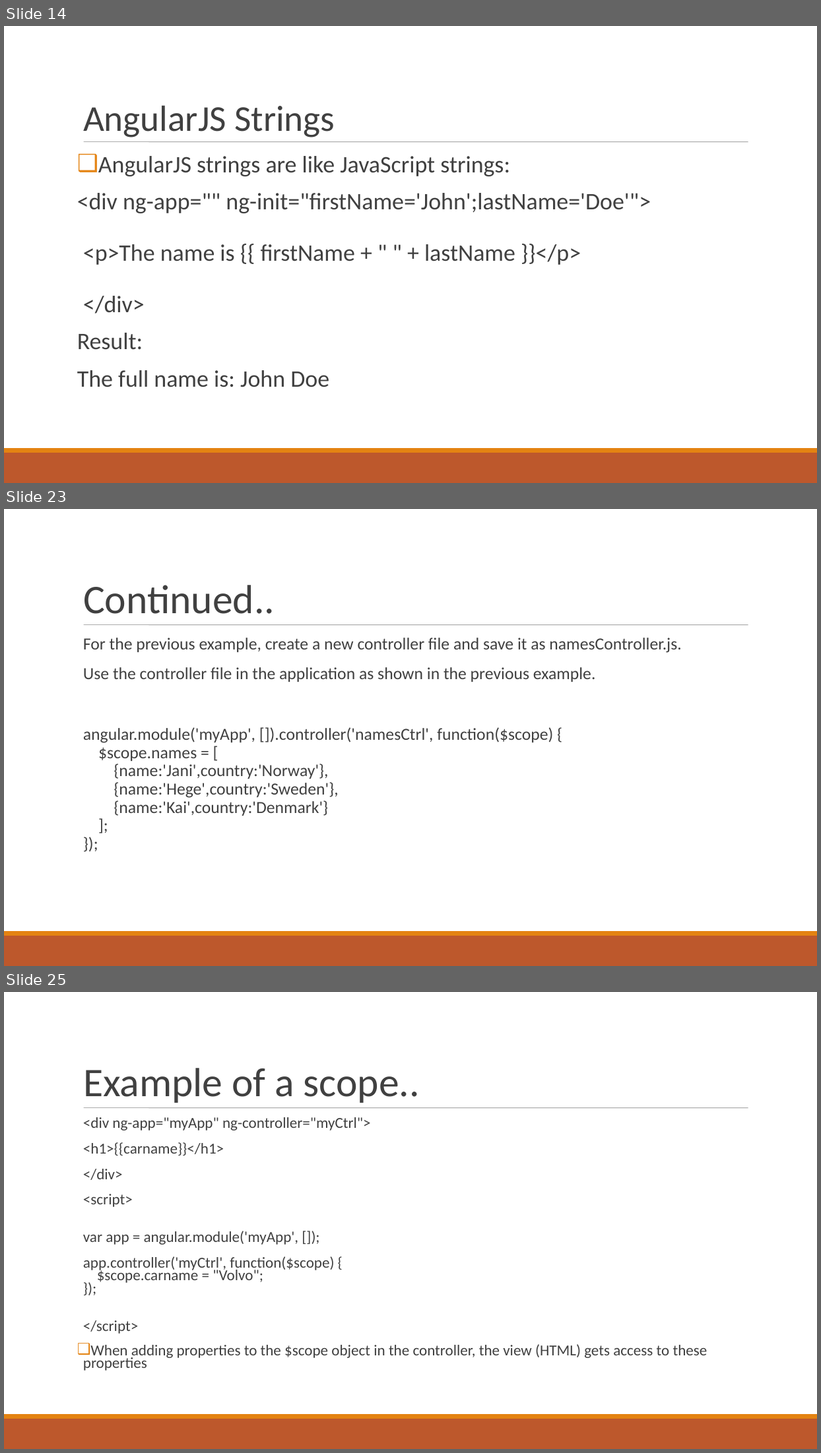
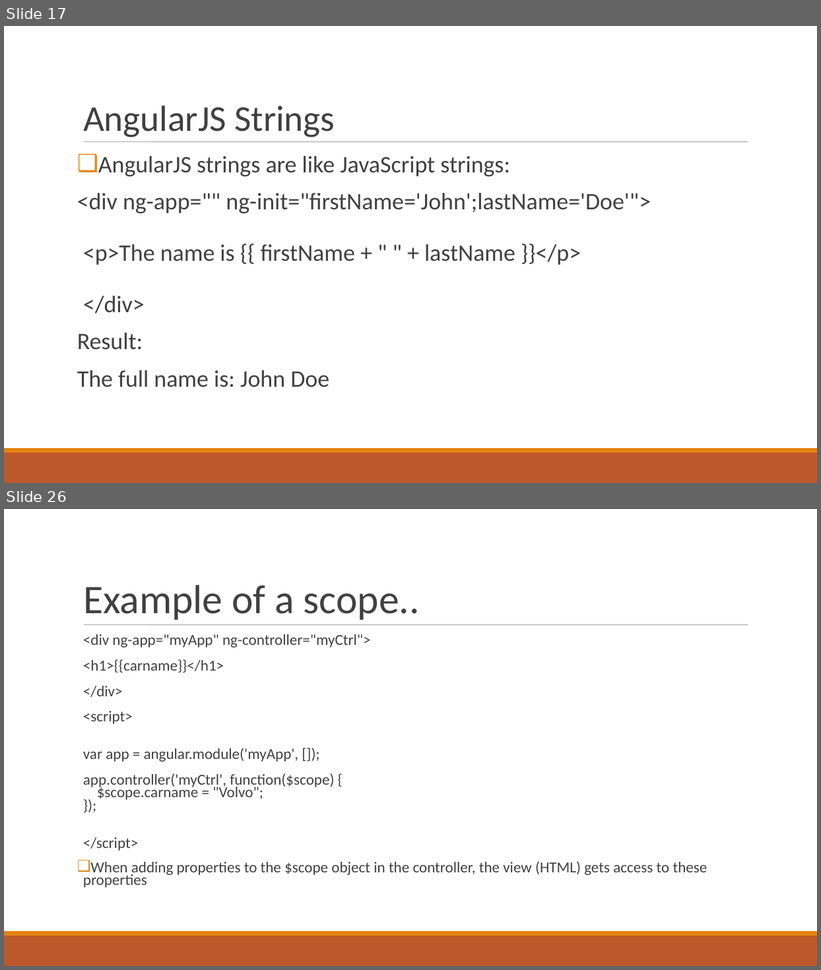
Before and after one commit to AMURTHAInfo/edu, a slide deck: Videos/angular.ppt. Shown one above the other, each under a label of ours: slides 14, 23 and 25 before the commit, slides 17 and 26 after it; the slides between them are not shown. The pictures are 821x1453 and 821x970 pixels, drawn with LibreOffice and Linux fonts; fonts in the diff are those of the drawing. Boxes give left, top, right and bottom in pixels: in the first picture for what was removed or moved away, otherwise in the second. Text is boxed around its words. In the diff, an @@ line names an element or a change of style, - is before the commit and + after.

```diff
--- a/Videos/angular.ppt
+++ b/Videos/angular.ppt
@@ slide 23 removed at (x1=4, y1=509, x2=817, y2=966), background #FFFFFF; not listed: 3 template elements that a slide beside it also shows @@
@@ title removed at (x1=83, y1=585, x2=275, y2=614) @@
-Continued..
@@ text removed at (x1=83, y1=638, x2=681, y2=816) @@
-  For the previous example, create a new controller file and save it as namesController.js.
-  Use the controller file in the application as shown in the previous example.
-  angular.module('myApp', []).controller('namesCtrl', function($scope) {
-  $scope.names = [
-  {name:'Jani',country:'Norway'},
-  {name:'Hege',country:'Sweden'},
-  {name:'Kai',country:'Denmark'}
-  ];
-  });
@@ what was slide 14 is now slide 17 @@
@@ what was slide 25 is now slide 26 @@
```
Also in this commit, not shown: 15 slides changed, 4 slides added, 2 other slides removed, 4 other files.
